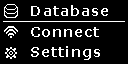
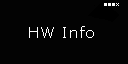
Layers edited between the first and the second 128px x 64px image:
removed layer "Connect" over [31, 27, 99, 37]
added layer "3" above "HW info" over [88, 1, 119, 22]
added layer "HW info" above "Download" over [29, 26, 94, 38]
hid "Database", painted on it over [26, 5, 108, 39]
renamed "Settings" to "bckg", painted on it over [0, 0, 128, 64]
removed layer "connect" over [4, 26, 18, 38]
removed layer "Background copy" over [3, 21, 125, 22]
removed layer "Background" over [0, 0, 128, 64]
